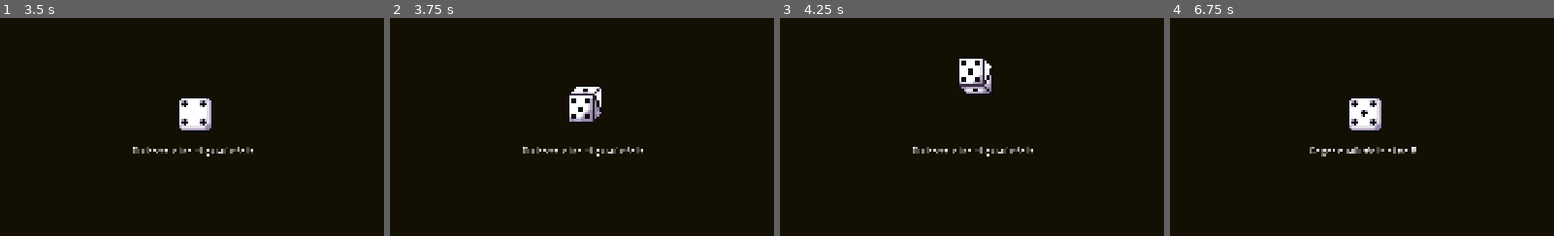
Above: before the commit, frames 1-4 (left to right).
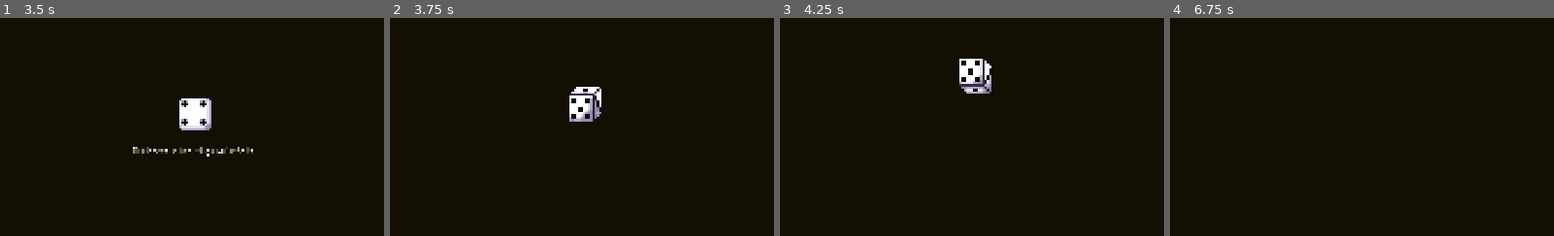
Above: after the commit, the same moments.

Repository: Dobix/godot-nostra
Game: Godot game, scene res://scenes/nostra/nostra_game.tscn
Same seed, same stepped clock (60 frames per second), same inputs: the game is played once before the commit and once after it. This scene is started directly instead of the project's main scene.
Inputs (mouse positions are % of the whole screen's width and height, from its top left):
- Up to frame 1 (3.5 s): click "Würfeln" at 0.5 s; move the mouse to (73, 45) at 1.27 s; hold D (right) 1.28-2.03 s; tap E (Interact) at 1.35, 2.85 s; click (73, 45) at 1.42 s; tap Enter at 2 s; move the mouse to (30, 55) at 2.02 s; hold S (down) 2.03-2.78 s; click (30, 55) at 2.1 s; tap Space at 2.75 s; move the mouse to (61, 28) at 2.77 s; hold D (right) from 2.78 s (still down)
- Up to frame 2 (3.75 s): tap Enter at 3.5 s; move the mouse to (45, 70) at 3.52 s; release D (right) at 3.53 s; hold W (up) from 3.53 s (still down); click (45, 70) at 3.6 s
- Up to frame 3 (4.25 s): keep holding W (up)
- Up to frame 4 (6.75 s): move the mouse to (81, 65) at 4.27 s; release W (up) at 4.28 s; hold A (left) 4.28-5.78 s; tap E (Interact) at 4.35, 5.85 s; tap Space at 5, 6.5 s; move the mouse to (20, 35) at 5.02 s; click (20, 35) at 5.1 s; tap Enter at 5.75 s; move the mouse to (56, 50) at 5.77 s; hold S (down) 5.78-6.53 s; click (56, 50) at 5.92 s; move the mouse to (35, 25) at 6.52 s; hold D (right) from 6.53 s (still down); click (35, 25) at 6.6 s
The pictures show only the part of the screen within x 25-75%, y 28-78%; the shares and areas given below are measured in that part.

Frame 1 is identical in both runs. In frame 2, 0.5% of the frame differs, in the area x 34-66%, y 59-64%; in frame 3, 0.5%; in frame 4, 1.5%, in the area x 36-65%, y 36-64%.

Commit message:
improved dice logic

Diff:
--- a/scenes/nostra/nostra_game.tscn
+++ b/scenes/nostra/nostra_game.tscn
@@ -3,7 +3,7 @@
 [ext_resource type="FontFile" uid="uid://neu5rnvmfq5t" path="res://assets/fonts/PixelOperator8-Bold.ttf" id="1_8dttg"]
 [ext_resource type="Script" uid="uid://cdgn1htlki2a2" path="res://scripts/nostra/nostra_game.gd" id="1_ddfj3"]
 [ext_resource type="FontFile" uid="uid://cv8mder7avim8" path="res://assets/fonts/PixelOperator8.ttf" id="2_ddfj3"]
-[ext_resource type="Script" uid="uid://db032qbjqbqjp" path="res://scripts/enemy_hand.gd" id="4_65yto"]
+[ext_resource type="Script" uid="uid://db032qbjqbqjp" path="res://scripts/nostra/enemy_hand.gd" id="4_65yto"]
 [ext_resource type="Script" uid="uid://b6plgix2chsi8" path="res://scripts/nostra/hand.gd" id="4_a0bb1"]
 [ext_resource type="Texture2D" uid="uid://dpq8af8ujieka" path="res://assets/nostra/placeholder_enemy.png" id="5_gk84w"]
 
--- a/scripts/nostra/nostra_dice_handler.gd
+++ b/scripts/nostra/nostra_dice_handler.gd
@@ -6,7 +6,6 @@
 signal dice_finished(result)
 
 func _ready() -> void:
-	print("dice loaded")
 	$AnimatedSprite2D.play("rolling")
 	$AnimationPlayer.play("jump")
 	await get_tree().create_timer(1.0).timeout
@@ -16,15 +15,21 @@
 	await get_tree().create_timer(2.0).timeout
 	$AnimatedSprite2D.play("rolling")
 	$AnimationPlayer.play("jump")
+	$Label.text = ""
 	var npc_result = randi() % 6 + 1
 	await get_tree().create_timer(1.0).timeout
 	$AnimatedSprite2D.play("face_%d" % npc_result)
 	$Label.text = "Gegner würfelt eine " + str(npc_result) + "."
+	await get_tree().create_timer(1.0).timeout
 	if player_result > npc_result:
 		dice_result = result.PLAYER
+		$Label.text = "Du beginnst!"
 	elif npc_result > player_result:
 		dice_result = result.NPC
+		$Label.text = "Gegner beginnt!"
 	else:
 		dice_result = result.DRAW
-
+		$Label.text = "Unentschieden! Nochmal würfeln!"
+	await get_tree().create_timer(1.0).timeout
+	$Label.text = ""
 	emit_signal("dice_finished", dice_result)
--- a/scripts/nostra/nostra_game.gd
+++ b/scripts/nostra/nostra_game.gd
@@ -82,17 +82,20 @@
 func _on_button_roll_pressed() -> void:
 	var dice = dice_game.instantiate()
 	add_child(dice)
-	dice.connect("dice_finished", self._on_dice_dice_finished)
+	dice.connect("dice_finished", Callable(self, "_on_dice_dice_finished").bind(dice))
 	roll_button.hide()
 
-func _on_dice_dice_finished(result: Variant) -> void:
+func _on_dice_dice_finished(result: Variant, dice_node: Node) -> void:
 	match result:
 		game_result.PLAYER:
 			print("start player")
+			dice_node.queue_free()
 		game_result.NPC:
 			print("start npc")
+			dice_node.queue_free()
 		game_result.DRAW:
 			print("draw")
+			dice_node.queue_free()
 			roll_button.show()
 
 func _start_player_turn():
Renamed: scripts/enemy_hand.gd -> scripts/nostra/enemy_hand.gd
Renamed: scripts/enemy_hand.gd.uid -> scripts/nostra/enemy_hand.gd.uid
